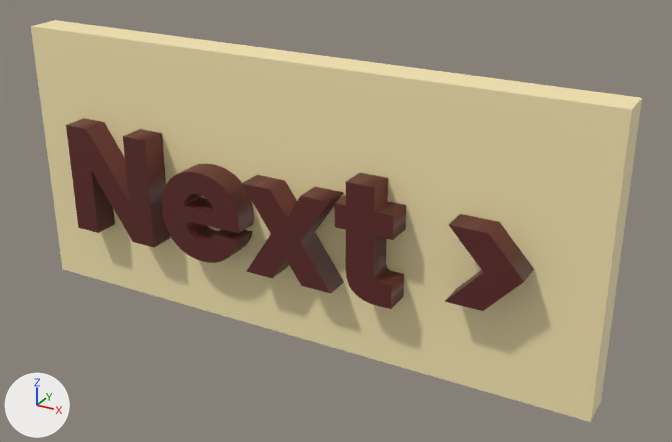
Before and after pictures for a commit that changed the glTF model Assets/nextButton.gltf.
Rendered twice from a camera (50 mm lens) standing at (16.94, -2.3, 1.12) and looking at (15.54, 0.24, -0.16). Every picture has the same lights, and +X, +Y and +Z are marked at lower left. Where no turn or scale is listed for an object, it has been applied to the vertices.

The first picture shows 'Text', 'nextButton'.
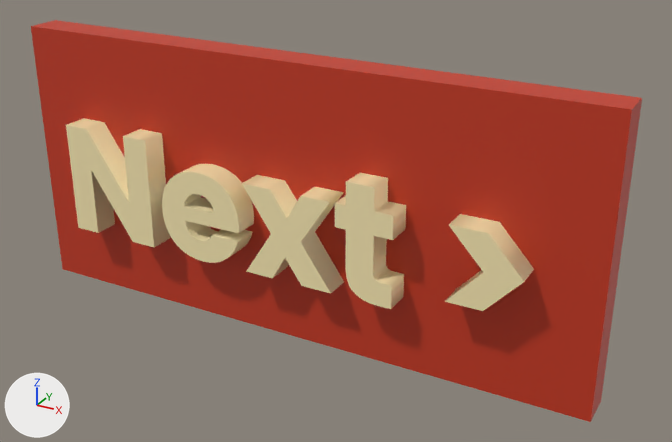
What the commit changed:
Material 'Red' (mat_red) is new.
Its base color is (0.558, 0.0395, 0.0123) (red #c5381d).
me_cube_011 has 8 vertices, 12 faces and spans x -1.09..1.09, y -0.06..0.06, z -0.5..0.5.
me_cube_011 no longer uses material mat_beige (beige #fbeab4).
me_cube_011 now uses material mat_red (red #c5381d).
me_text_004 has 666 vertices, 1316 faces and spans x -0.87..0.87, y -0.05..0.05, z -0.21..0.21.
me_text_004 no longer uses material mat_brown (dark red #5e2824).
me_text_004 now uses material mat_beige (beige #fbeab4).

Pixel boxes (x1, y1, x2, y2) of what changed, in the pictures (672 x 442 px):
'nextButton', recoloured (beige to red): (31, 20, 642, 422) in both
'Text', recoloured: (66, 118, 534, 311) in both
